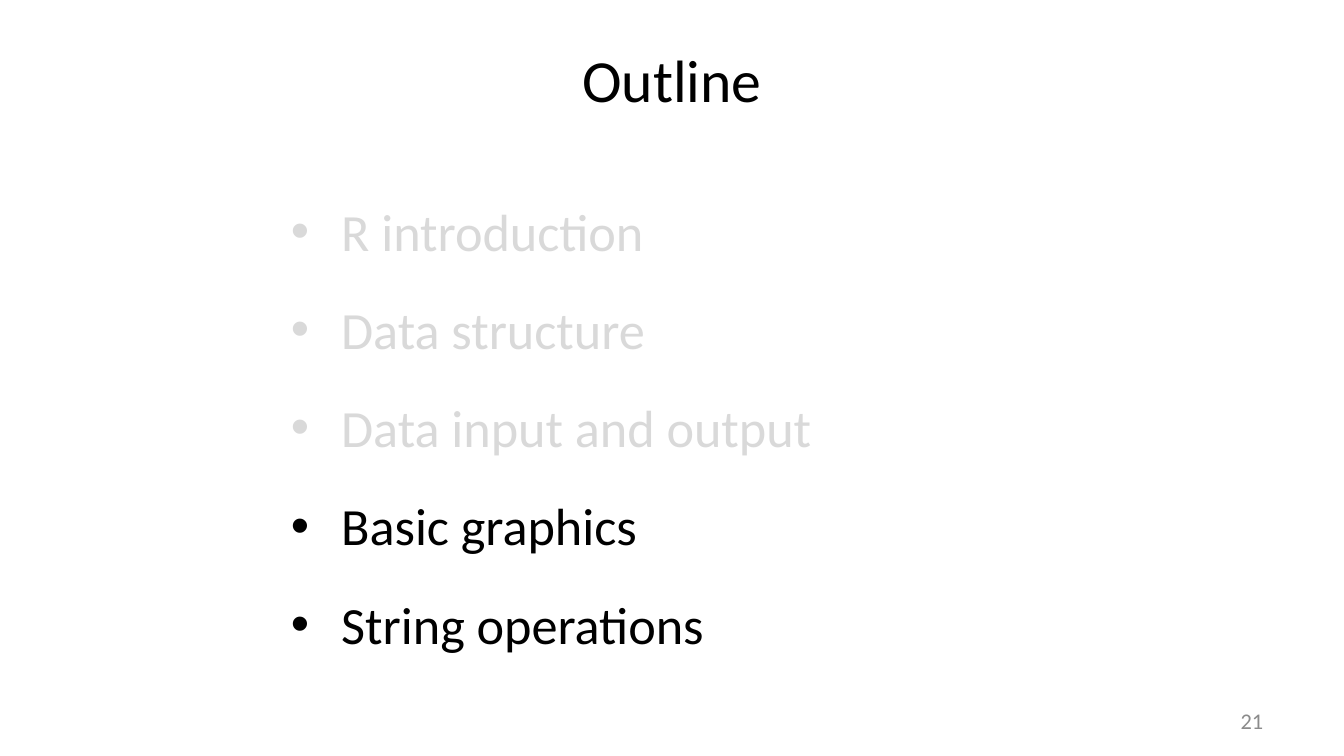
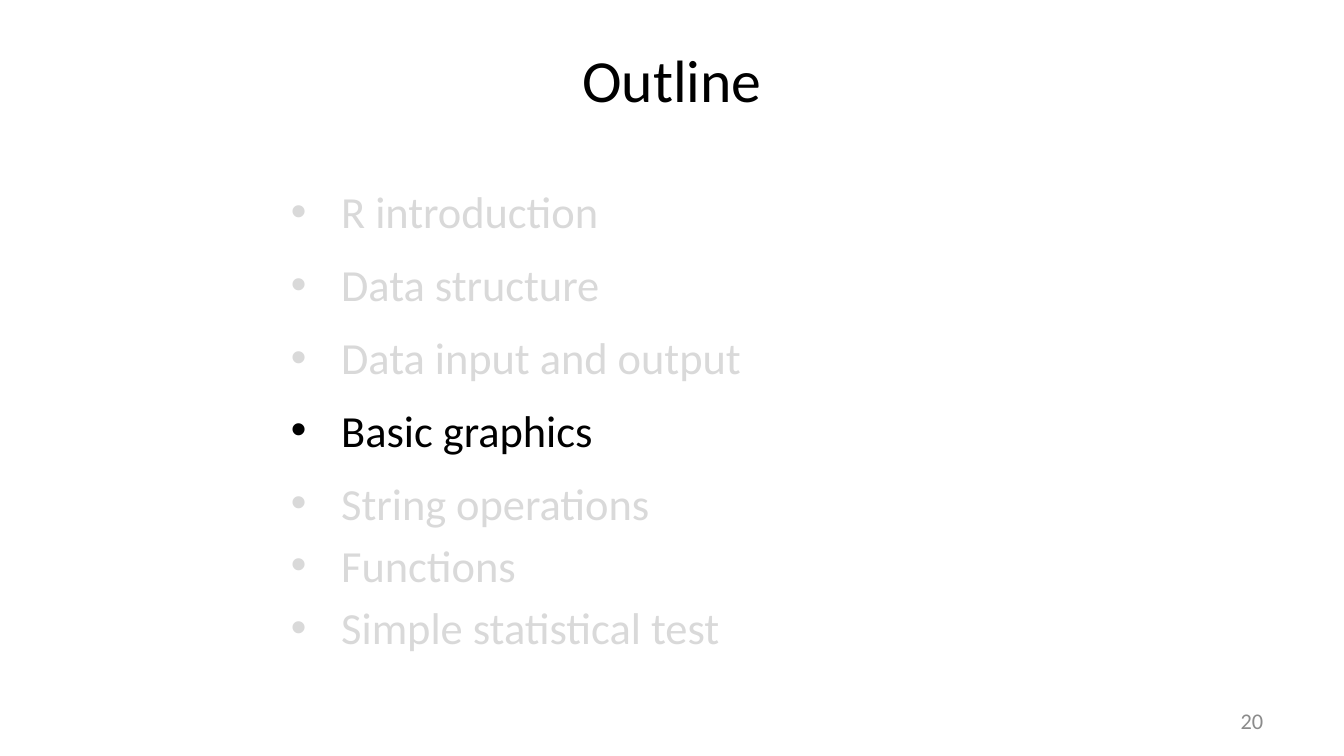
Before and after one commit to liu3zhenlab/teaching, a slide deck: slide 20 of PLPTH813Bioinformatis/2025/1_lecture/lecture09_R.pptx (slide 21 before the commit). Drawn at 1344x756 pixels with LibreOffice and Linux fonts; fonts in the diff are those of the drawing. Boxes give left, top, right and bottom in pixels: in the first picture for what was removed or moved away, otherwise in the second. Text is boxed around its words. In the diff, an @@ line names an element or a change of style, - is before the commit and + after.

```diff
--- a/PLPTH813Bioinformatis/2025/1_lecture/lecture09_R.pptx
+++ b/PLPTH813Bioinformatis/2025/1_lecture/lecture09_R.pptx
@@ text at (341, 186, 741, 532): size 28 to 23.8 pt in "R introduction", "Data structure", "Data input and output", "Basic graphics" and 1 more places; text colour #000000 to #D9D9D9 in "String operations"; line spacing 1.4 to 1.2 @@
@@ text at (341, 540, 719, 656): paragraphs added @@
+• Functions
+• Simple statistical test
@@ page number at (1241, 714, 1264, 729): text changed @@
-21
+20
```
Also in this commit, not shown: 4 other slides changed, 1 slide removed, 3 other files.
